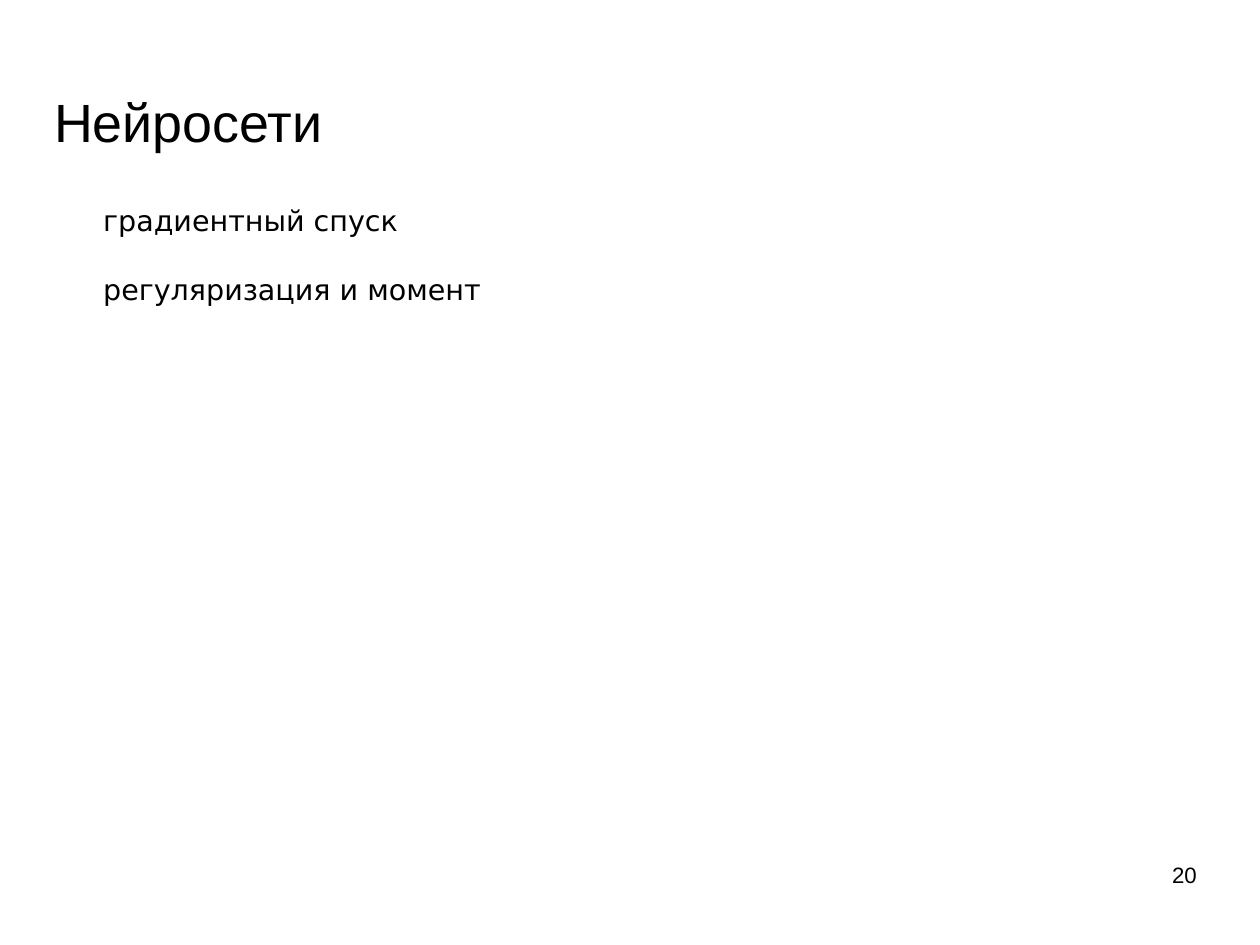
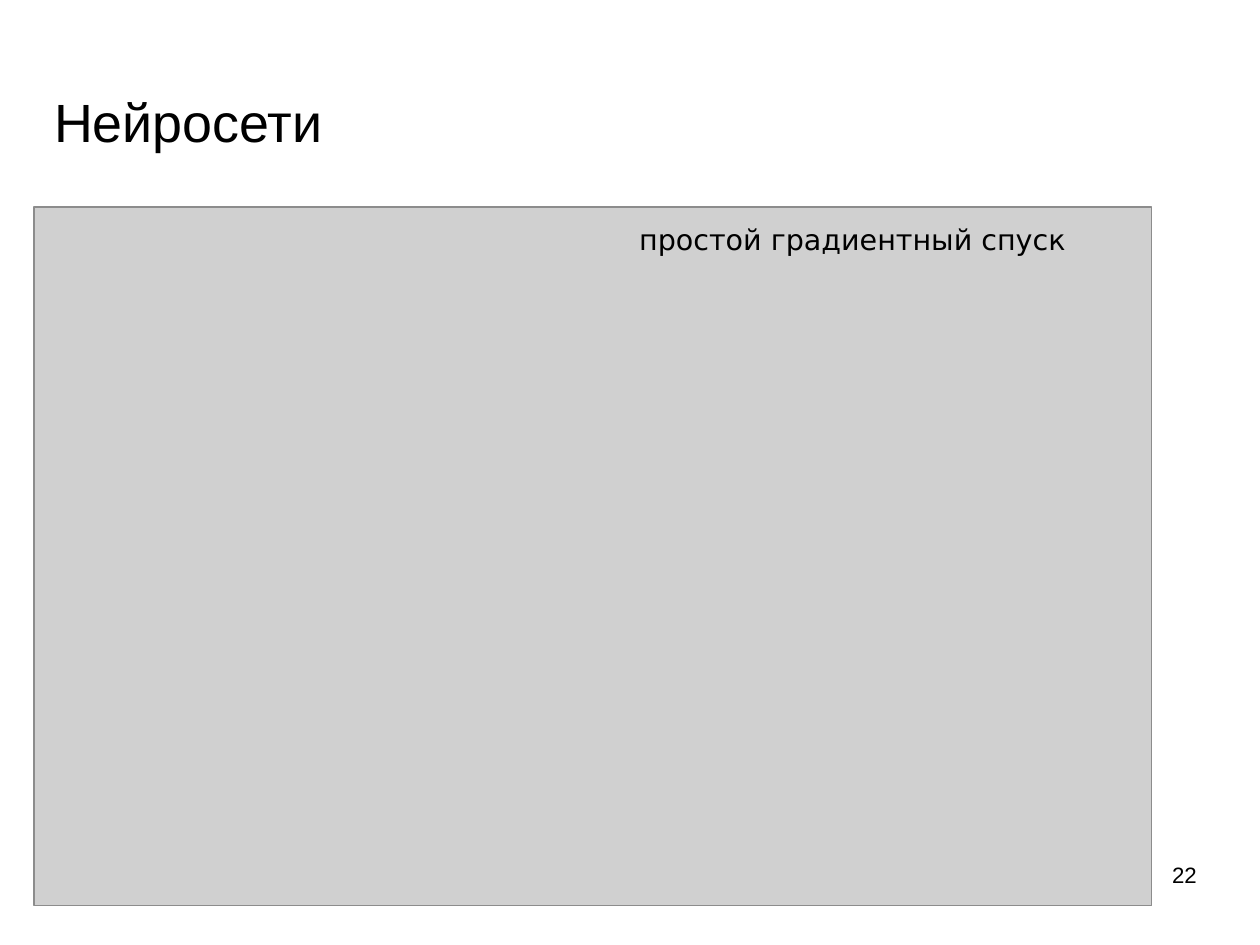
Before and after one commit to mechanoid5/ml_lectorium_legacy, a slide deck: slide 22 of 10-ann.odp (slide 20 before the commit). Drawn at 1260x945 pixels with LibreOffice and Linux fonts; fonts in the diff are those of the drawing; grey boxes stand for pictures; background and template pictures are left out. Boxes give left, top, right and bottom in pixels: in the first picture for what was removed or moved away, otherwise in the second. Text is boxed around its words. In the diff, an @@ line names an element or a change of style, - is before the commit and + after.

```diff
--- a/10-ann.odp
+++ b/10-ann.odp
@@ picture added at (x1=34, y1=207, x2=1153, y2=906) @@
@@ text removed at (x1=103, y1=209, x2=480, y2=306) @@
-градиентный спуск
-регуляризация и момент
@@ text added at (x1=639, y1=228, x2=1065, y2=256), 18 pt, text #000000 @@
+простой градиентный спуск
@@ page number at (x1=1172, y1=867, x2=1197, y2=883): text changed @@
-20
+22
```
Also in this commit, not shown: 4 other slides changed, 13 slides added, 1 slide removed.
